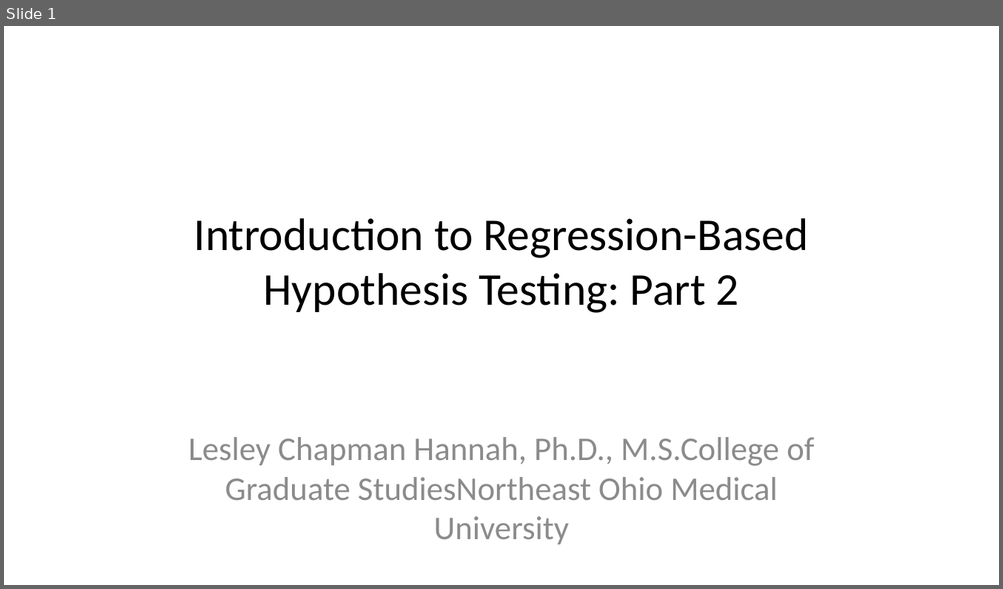
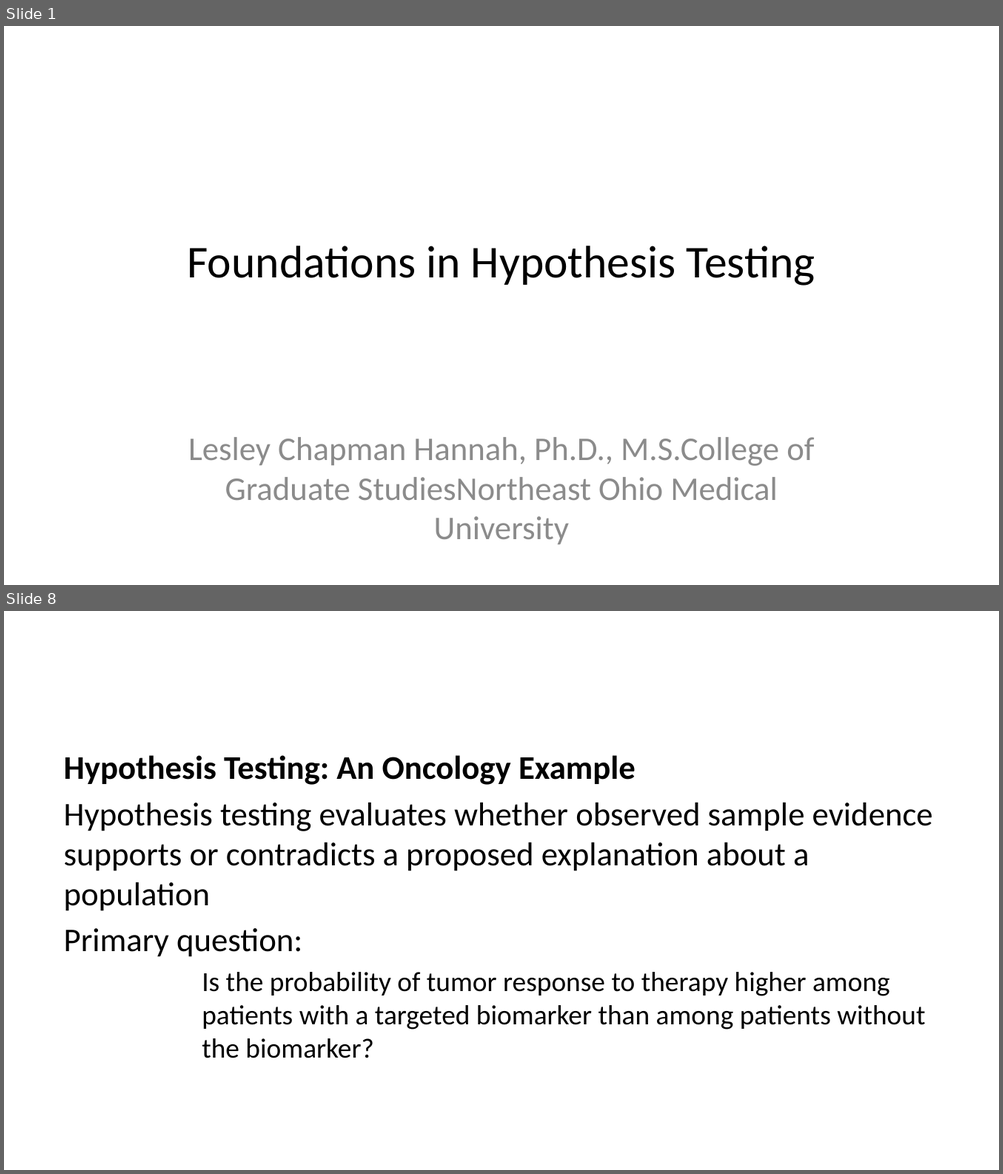
Before and after one commit to lesleymaraina/stats_I_mod_4a_sm1, a slide deck: test_2_082025_pptx.pptx. Shown one above the other, each under a label of ours: slide 1 before the commit, slides 1 and 8 after it; the slides between them are not shown. The pictures are 1003x589 and 1003x1174 pixels, drawn with LibreOffice and Linux fonts; fonts in the diff are those of the drawing. Boxes give left, top, right and bottom in pixels: in the first picture for what was removed or moved away, otherwise in the second. Text is boxed around its words. In the diff, an @@ line names an element or a change of style, - is before the commit and + after.

```diff
--- a/test_2_082025_pptx.pptx
+++ b/test_2_082025_pptx.pptx
@@ slide 8 added at [4,611,999,1170], background #FFFFFF @@
@@ text added at [64,755,933,1059], 24 pt, text #000000 @@
+Hypothesis Testing: An Oncology Example
+Hypothesis testing evaluates whether observed sample evidence supports or contradicts a proposed explanation about a population
+Primary question:
+Is the probability of tumor response to therapy higher among patients with a targeted biomarker than among patients without the biomarker?
@@ slide 1 changed as well @@
@@ title at [188,246,815,286]: text changed @@
-Introduction to Regression-Based Hypothesis Testing: Part 2
+Foundations in Hypothesis Testing
```
Also in this commit, not shown: 2 other slides changed, 24 other slides added, 23 slides removed, 4 other files.
